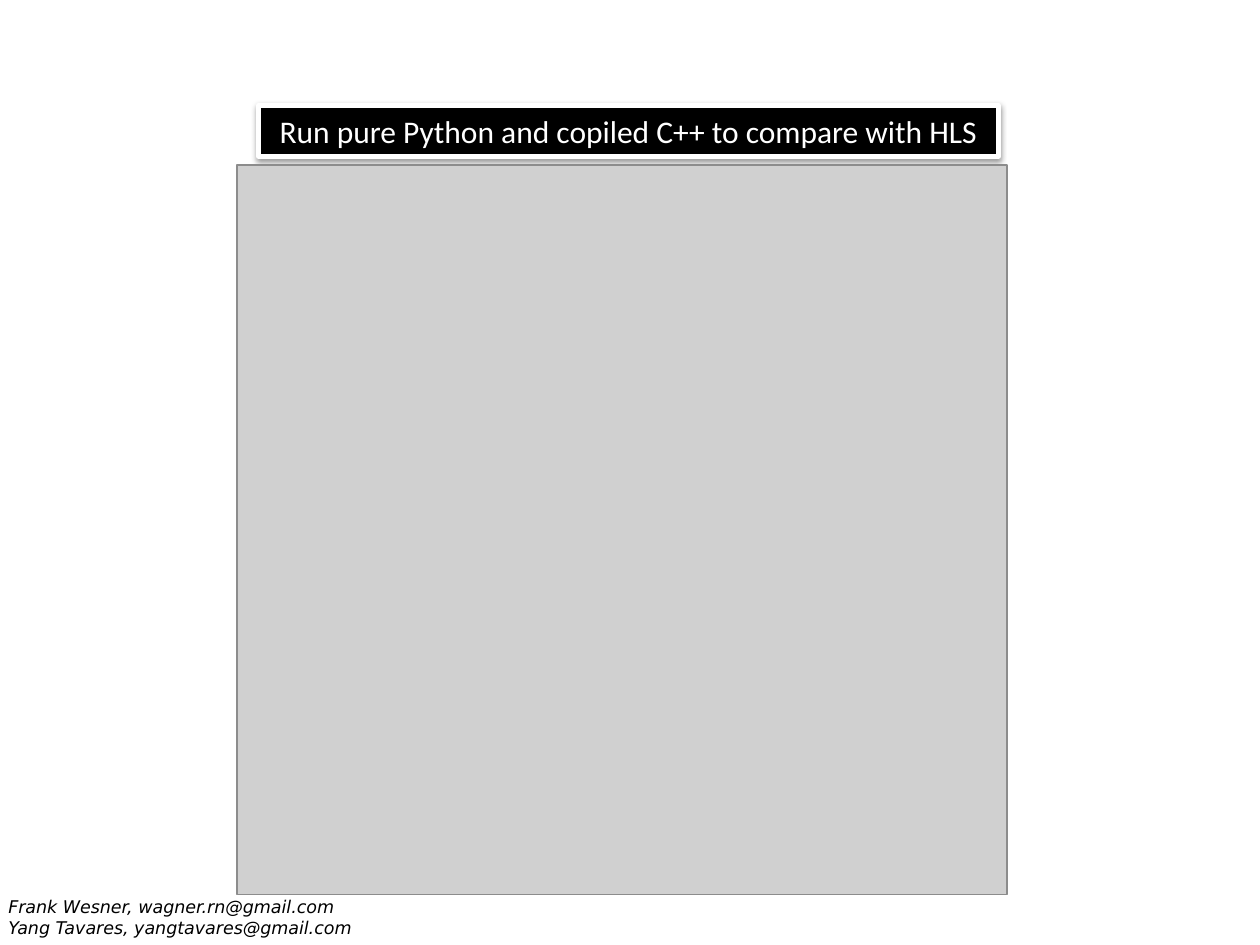
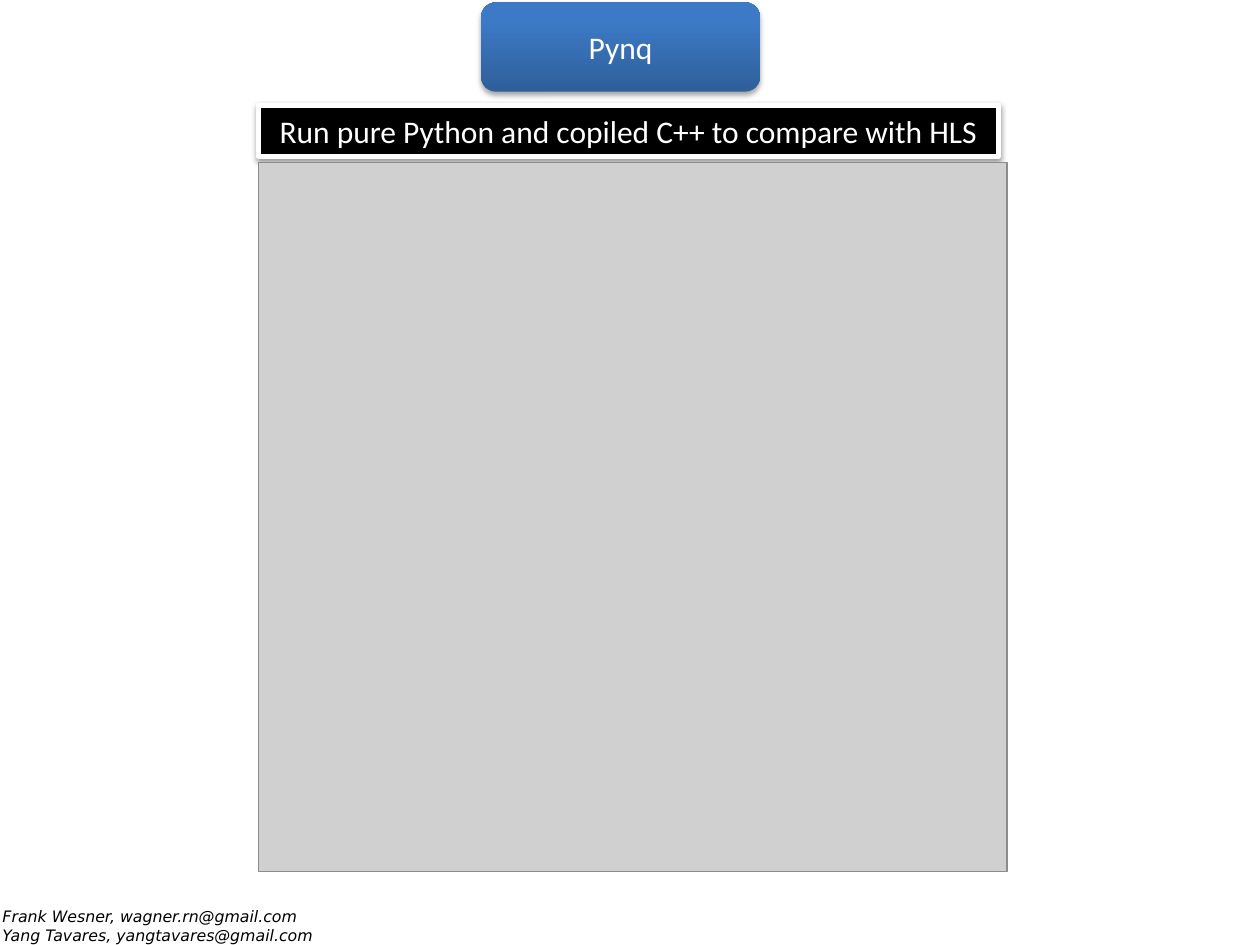
Before and after one commit to wagnerrn/pynq-primenumber, a slide deck: slide 34 of misc/primenumber.pptx (slide 33 before the commit). Drawn at 1260x945 pixels with LibreOffice and Linux fonts; fonts in the diff are those of the drawing; grey boxes stand for pictures; background and template pictures are left out. Boxes give left, top, right and bottom in pixels: in the first picture for what was removed or moved away, otherwise in the second. Text is boxed around its words. In the diff, an @@ line names an element or a change of style, - is before the commit and + after.

```diff
--- a/misc/primenumber.pptx
+++ b/misc/primenumber.pptx
@@ rounded rectangle added at (481,3,760,92), fill gradient #2F5F99 to #3D7CC7 to #3A7CCB, 18 pt, text #FFFFFF @@
+Pynq
@@ picture: place and size @@
-picture at (237,165,1007,895)
+picture at (258,163,1007,872)
@@ text "Frank Wesner, wagner.rn@gmail.com": place and size @@
-text "Frank Wesner, wagner.rn@gmail.com" at (8,899,351,938)
+text "Frank Wesner, wagner.rn@gmail.com" at (2,910,312,944)
@@ text "Frank Wesner, wagner.rn@gmail.com" at (2,910,312,944): size 10 to 9 pt @@
```
Also in this commit, not shown: 32 other slides changed, 2 slides added, 1 slide removed, 1 other file.
